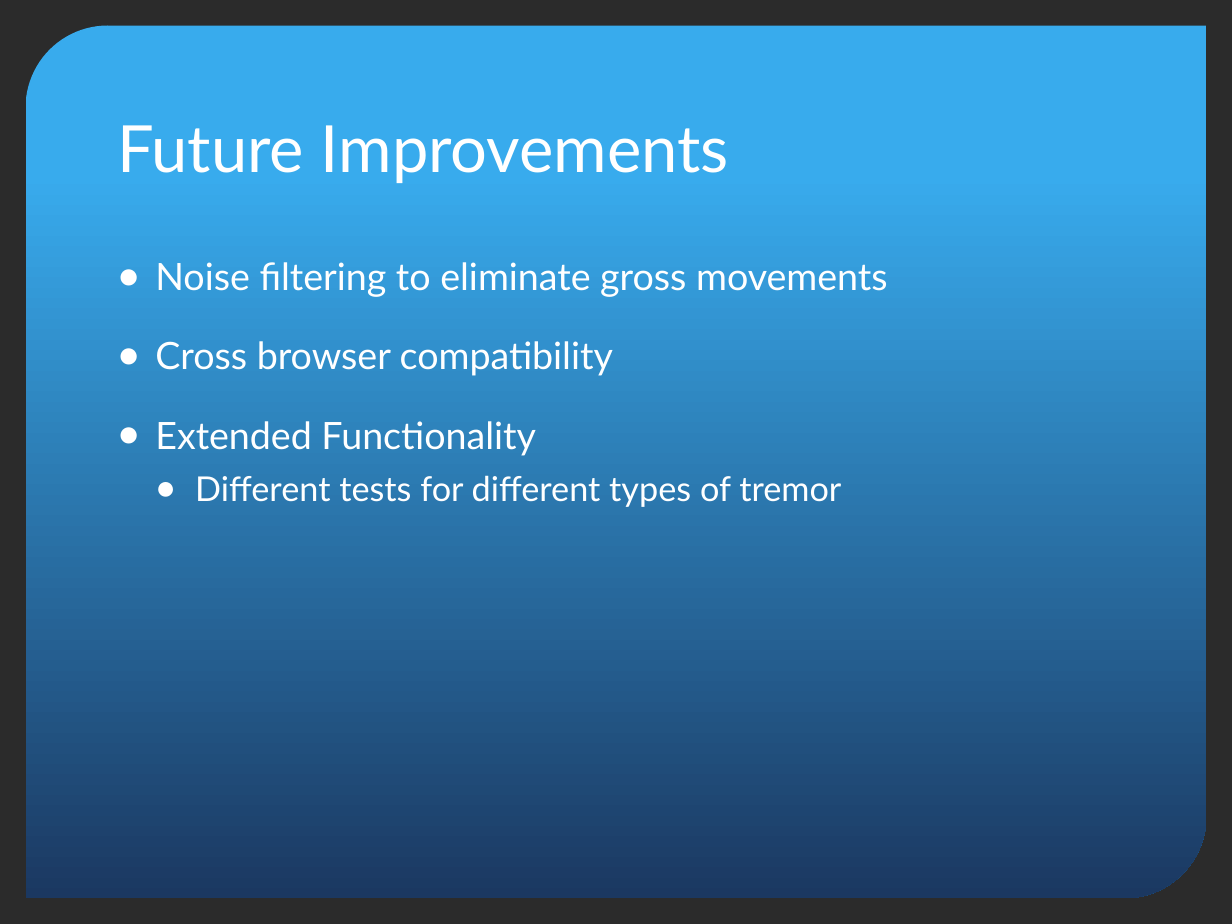
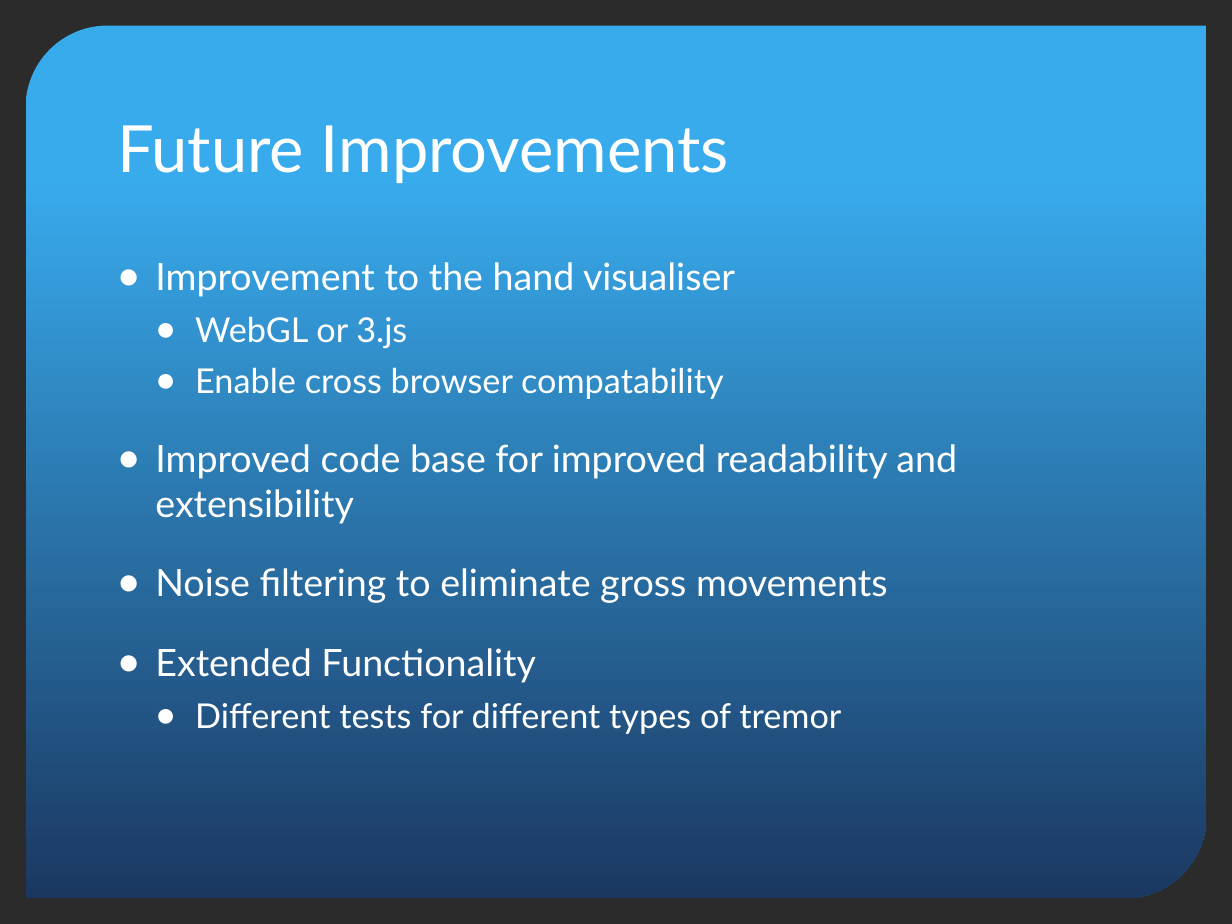
Before and after one commit to ngokylan/Leap-Motion, a slide deck: slide 9 of Final Submission/Appendices/19 - Presentations/Week 12.pptx (slide 12 before the commit). Drawn at 1232x924 pixels with LibreOffice and Linux fonts; fonts in the diff are those of the drawing; background and template pictures are left out; a plain dark background stands for a picture behind light text. Boxes give left, top, right and bottom in pixels: in the first picture for what was removed or moved away, otherwise in the second. Text is boxed around its words. In the diff, an @@ line names an element or a change of style, - is before the commit and + after.

```diff
--- a/Final Submission/Appendices/19 - Presentations/Week 12.pptx
+++ b/Final Submission/Appendices/19 - Presentations/Week 12.pptx
@@ text at box(155, 262, 957, 524): paragraphs added @@
+● Improvement to the hand visualiser
+  ● WebGL or 3.js
+  ● Enable cross browser compatability
+● Improved code base for improved readability and extensibility
@@ text at box(155, 341, 613, 376): paragraph removed @@
-● Cross browser compatibility
```
Also in this commit, not shown: 3 other slides changed, 3 slides removed, 3 other files.
